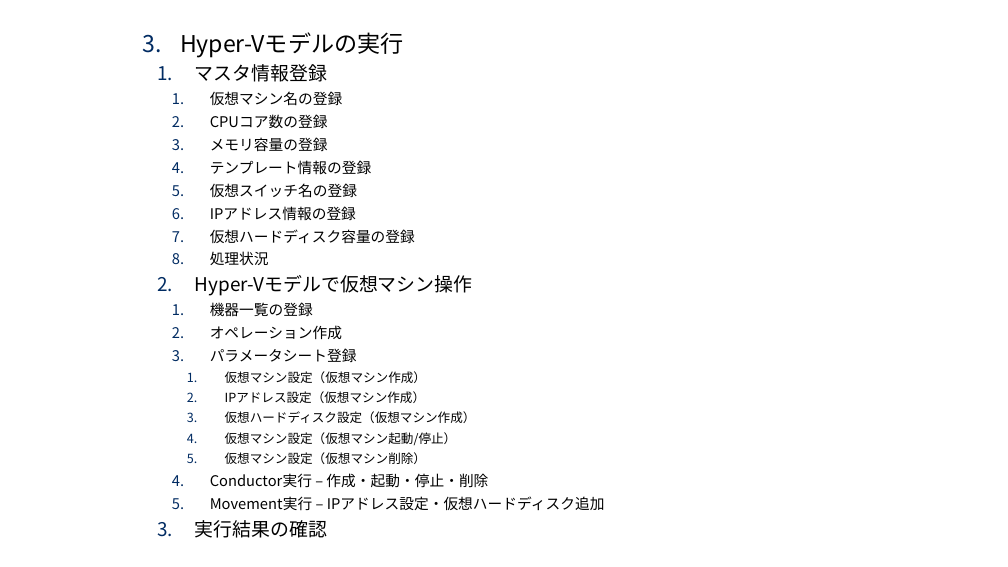
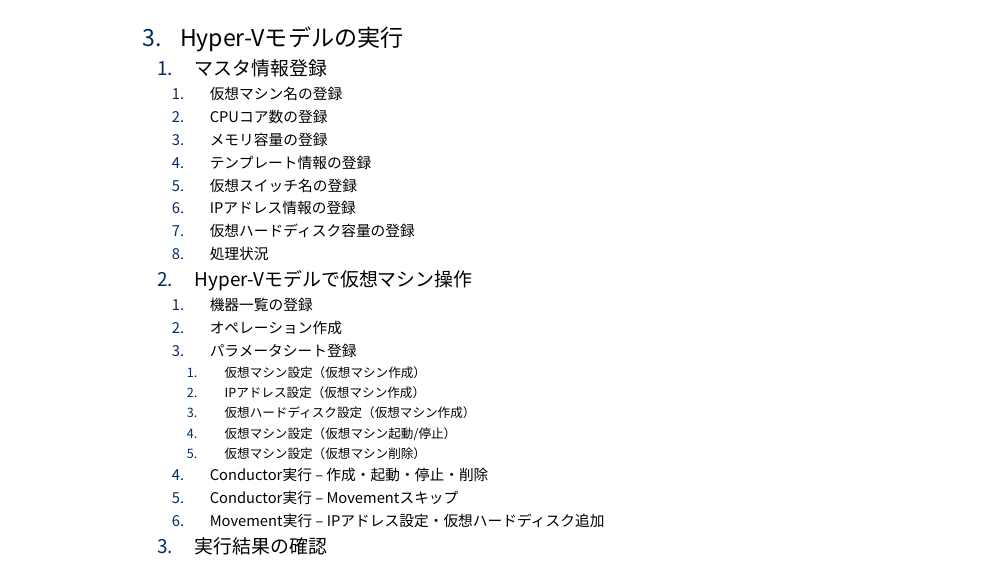
Before and after one commit to exastro-suite/SettingSamples-ITA-HyperV, a slide deck: slide 3 of docs/setting-samples-hyperv-install_ja.pptx. Drawn at 1008x567 pixels with LibreOffice and Linux fonts; fonts in the diff are those of the drawing; background and template pictures are left out. Boxes give left, top, right and bottom in pixels: in the first picture for what was removed or moved away, otherwise in the second. Text is boxed around its words. In the diff, an @@ line names an element or a change of style, - is before the commit and + after.

```diff
--- a/docs/setting-samples-hyperv-install_ja.pptx
+++ b/docs/setting-samples-hyperv-install_ja.pptx
@@ text at box(210, 490, 459, 505): paragraph added @@
+    5. Conductor実行 – Movementスキップ
```
Also in this commit, not shown: 9 other slides changed, 3 slides added, 1 other file.
